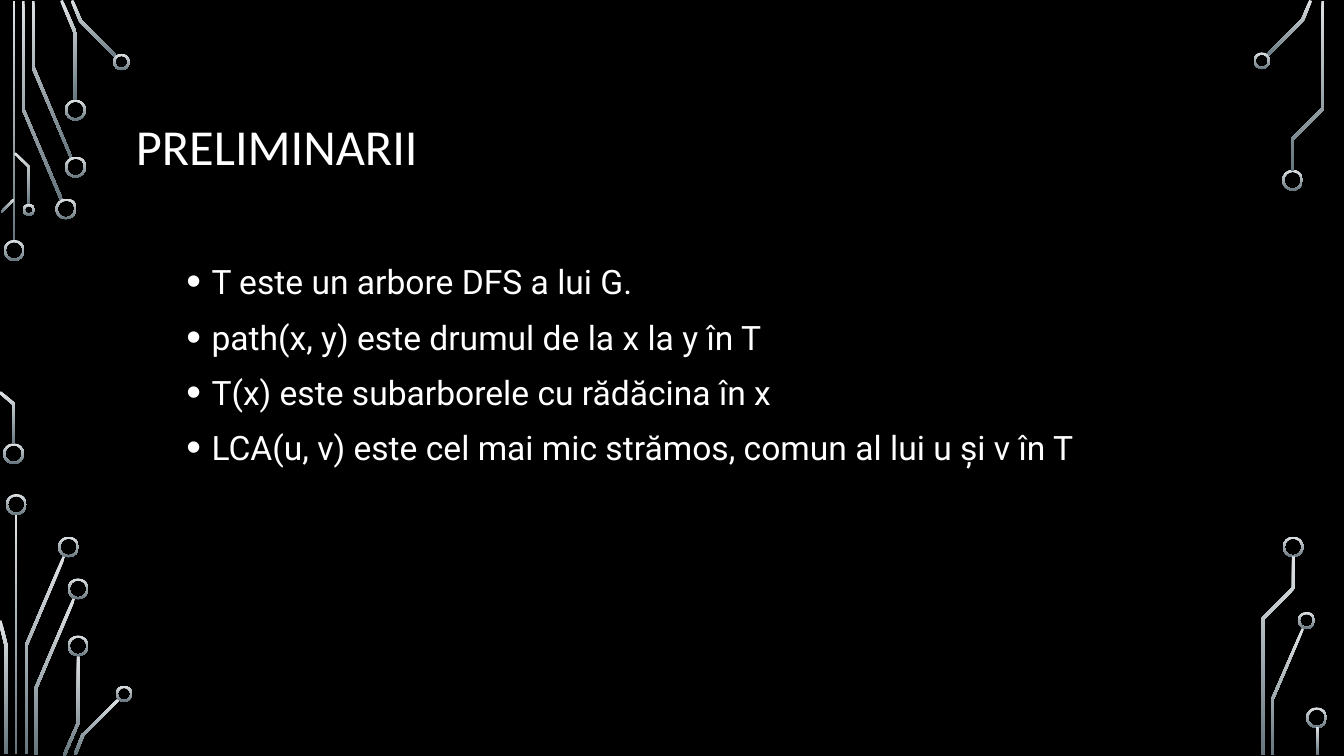
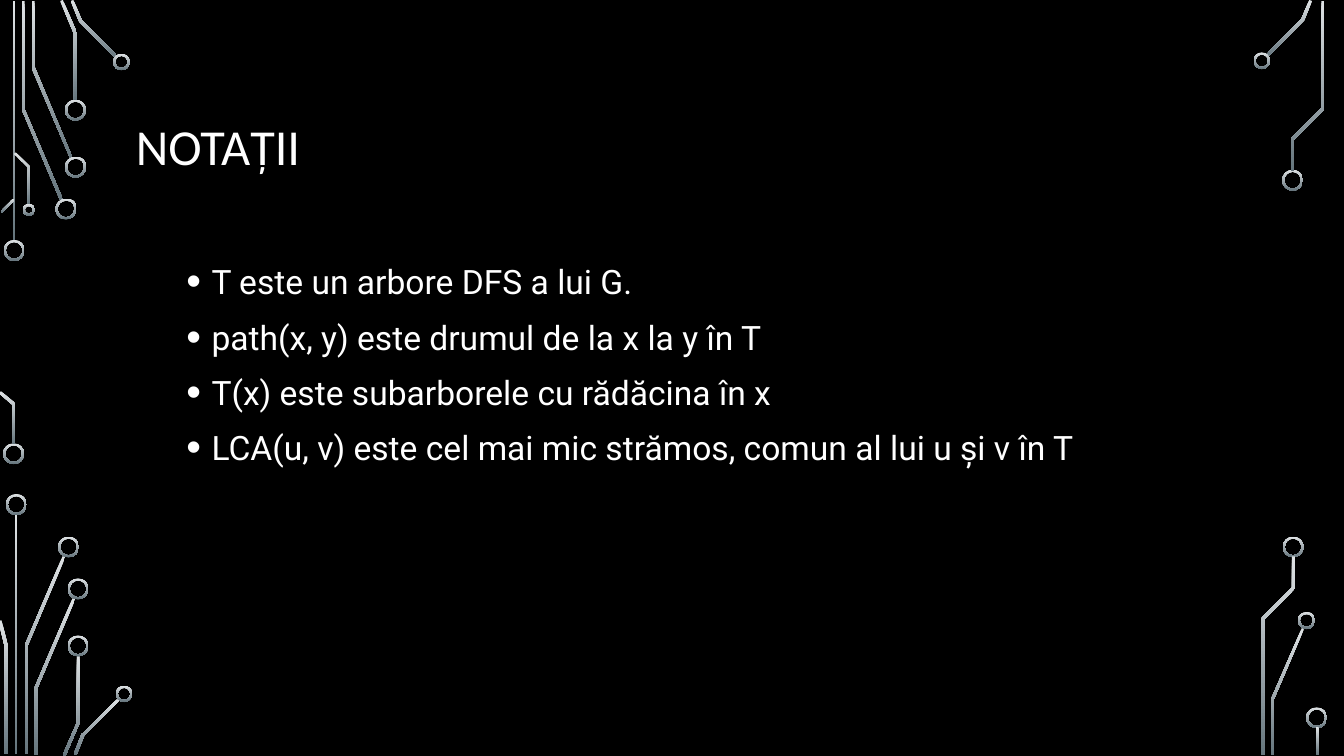
Before and after one commit to MattiaIojica/Incremental-DFS-Algorithms, a slide deck: slide 3 of Prezentare Incremental DFS algorithms.pptx. Drawn at 1344x756 pixels with LibreOffice and Linux fonts; fonts in the diff are those of the drawing; background and template pictures are left out. Boxes give left, top, right and bottom in pixels: in the first picture for what was removed or moved away, otherwise in the second. Text is boxed around its words. In the diff, an @@ line names an element or a change of style, - is before the commit and + after.

```diff
--- a/Prezentare Incremental DFS algorithms.pptx
+++ b/Prezentare Incremental DFS algorithms.pptx
@@ title at (x1=136, y1=132, x2=300, y2=174): text changed @@
-PRELIMINARII
+NOTAȚII
```
Also in this commit, not shown: 9 other slides changed.
